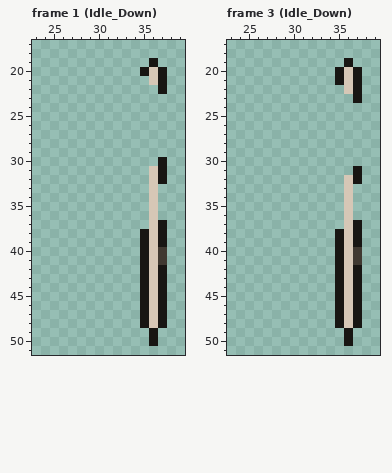
File history of a pixel-art file, RPGO.Editor/Resources/All_Animations.aseprite. This is how it looked before the edit.
64x64 pixels, 112 frames. Shown: frame 1 (Idle_Down): x 23..39, y 17..51; frame 3 (Idle_Down): x 23..39, y 17..51. The old version is drawn lined up with the new one. The commit also changed other frames, which this record leaves out.
The same view after the edit:
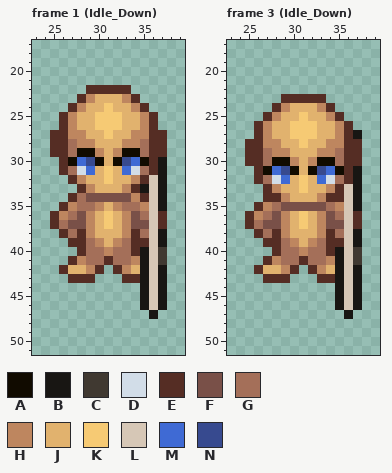
Palette (. is transparent): A #110b00  B #181613  C #403931  D #d2dde8  E #552d24  F #795048  G #a46f59  H #be865f  J #e1b26e  K #f6ca74  L #d6c7b6  M #3f6ad4  N #374a8f
The edit:
whole drawing moved by +1,-2 (the old picture is shown already moved)
Changed rows in their new state; - is an unchanged pixel.
Frame 1 (Idle_Down):
first column x 25:
19 -----------.-
20 ----------...
21 -----------..
22 ----EEEEE---.
23 ---EHJJJHE---
24 --EHJJKJJHE--
25 -EHJJKKKJJHE-
26 -EHJJKKKJJHE-
27 EEHHJJKJJHHEE
28 EEGHHJJJHHGEE
29 EEGAAHJHAAGEE
30 -EAMNAJANMAE-
31 -EGDMJKJMDGE-
32 --EHJJKJJHE--
33 ---EHJJJHEB-B
34 --EGFFFFFHE-B
35 -EHGGHJHGGH-B
36 EHGFHJKJHFG-E
37 EGFFHJKJHFF-E
38 -EGEHJJJHEG--
39 --EEGHJHGEE--
40 ---EGGHGGE---
41 --EHGGEGGH---
42 -EJJHE-EHJ---
43 --EEE---EE---
first column x 35:
47 .B.
48 ...
49 -.-
50 -.-
Frame 3 (Idle_Down):
first column x 25:
19 -----------.-
20 ----------...
21 ----------...
22 -----------..
23 ----EEEEE---.
24 ---EHJJJHE---
25 --EHJJKJJHE--
26 -EHJJKKKJJHE-
27 -EHJJKKKJJHEB
28 EEHHJJKJJHHEE
29 EEGHHJJJHHGEE
30 EEGAAHJHAAGEE
31 -EAMNAJANMAE-
32 -EGDMJKJMDGE-
33 --EHJJKJJHE-B
34 --EEHJJJHEE-B
35 -EHGFFFFFGH-B
36 EHGFHJKJHFG-E
37 EGFFHJKJHFF-E
38 -EGEHJJJHEG--
39 --EEGHJHGEE--
40 ---EGGHGGE---
41 --EHGGEGGH---
42 -EJJHE-EHJ---
43 --EEE---EE---
first column x 35:
47 .B.
48 ...
49 -.-
50 -.-
Boxes around the changes in both pictures, in picture pixels (x1, y1, x2, y2):
changed: (50, 58, 167, 283)
changed: (140, 310, 167, 346)
changed: (245, 58, 362, 283)
changed: (335, 310, 362, 346)
